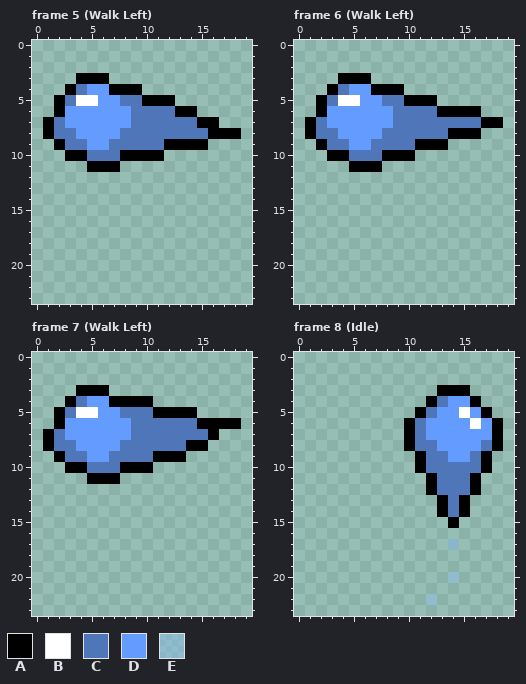
File history of a pixel-art file, assets/aseprite/will-o-the-wisp.aseprite. This is how it looked before the edit.
20x24 pixels, 11 frames. Shown: frame 5 (Walk Left), frame 6 (Walk Left), frame 7 (Walk Left), frame 8 (Idle). The commit also changed other frames, which this record leaves out.
Palette (. is transparent): A #000000  B #ffffff  C #5076ba  D #639bff  E #8abbe680
Once edited:
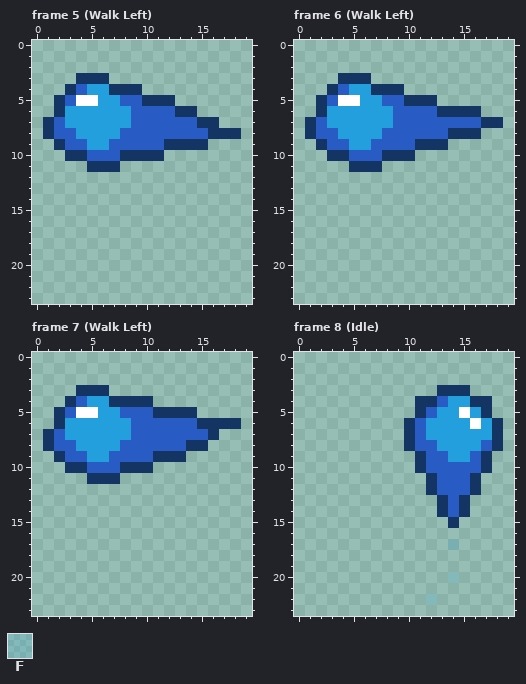
Colours new in this view: F #249fde29
The author wrote: elaine + better will stuff
What changed:
@@ palette @@
-A #000000
+A #143464
-C #5076ba
+C #285cc4
-D #639bff
+D #249fde
--- frame 8 (Idle)
@@ x 9..19 @@
  3 ....AAA....
- 4 ...ACDDA...
+ 4 ..AACDDAA..
  5 ..ACDDBDA..
@@ x 10..16 @@
 16 .......
-17 ....E..
+17 ....F..
 18 .......
 19 .......
-20 ....E..
+20 ....F..
 21 .......
-22 ..E....
+22 ..F....
 23 .......
Where, in picture pixels (left, top, right, bottom), the same in both pictures:
changed: (43, 73, 241, 172)
changed: (305, 73, 503, 172)
changed: (43, 385, 241, 484)
changed: (404, 385, 503, 605)
